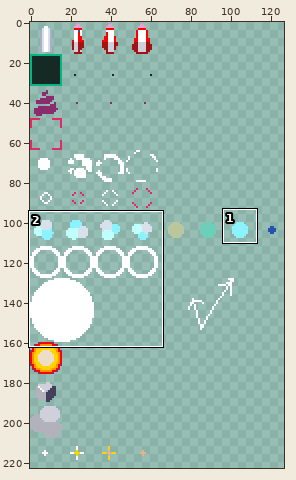
Sprite sheet, stored at src/resource/img/bulletPattern.png. Above: a wide view before the commit, with the close-up outlined.
Close-up. The starting point:
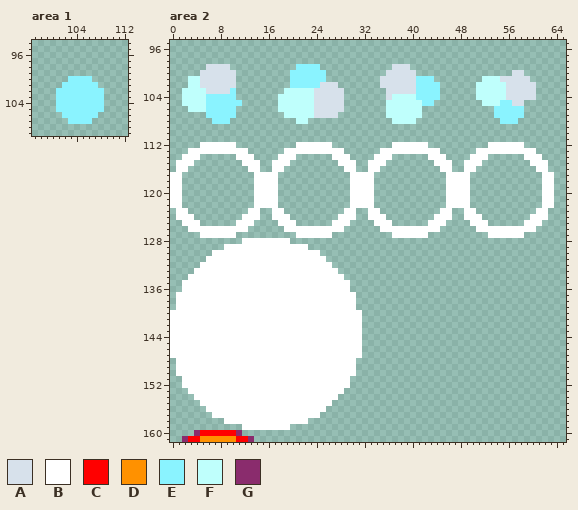
The file is 128x256 pixels. Shown: area 1: x 97..112, y 94..109; area 2: x 0..65, y 95..161. The wide view leaves out empty margins. The commit also changed other parts of the picture, which this record leaves out.
Palette (. is transparent): A #d7e1eb  B #ffffff  C #ff0000  D #ff9100  E #8af3ff  F #bffffc  G #8a2c6d
The result:
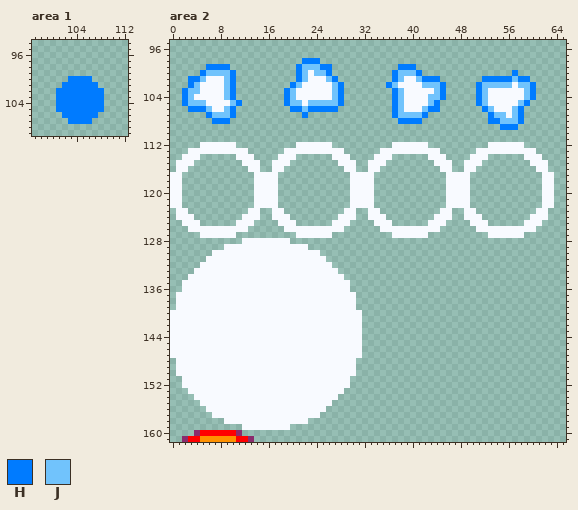
Colours new in this view: H #007bff  J #71c3fc
From old to new:
colour B: #ffffff -> #f8faff
Changed rows in their new state; - is a pixel that keeps its letter.
Area 1:
first column x 101:
100 --HHHH--
101 -HHHHHH-
102 HHHHHHHH
103 HHHHHHHH
104 HHHHHHHH
105 HHHHHHHH
106 -HHHHHH-
107 --HHHH--
Area 2:
first column x 2:
 98 --------------------HHH------------------------------------
 99 ----HHHH-----------HJJJHH----------.HHH--------------------
100 ---HJJJJH---------.HJBJJH---------.HJJJH---------------H.--
101 -HHJBBBJH---------.HJBBBJH-------..HJBBJHHH-------HHHHHJHH-
102 -HJBBBBJH---------HJBBBBBJH------.HJBBBBJJJH-----HJJJJJBJJH
103 HJJBBBBJH--------HJBBBBBBJH-------.HJBBBBBJH-----HJBBBBBBJH
104 HJBBBBBJH-------.HJBBBBBBJH-------.HJBBBBJJH-----HJBBBBBBJH
105 HJJJBBBBJH------.HJJBJJJJJH-------.HJBBBBJH------HJBBBBBJH-
106 -HHHJBBJH-------..HHJHHHHH.-------.HJBBBJHH-------HJBBBJH--
107 ----HJJJH--------...H.....--------.HJJJJH----------HJJBJH--
108 -----HHH-----------..--------------.HHHH-----------HHJJJH--
109 -----------------------------------------------------HHH---
